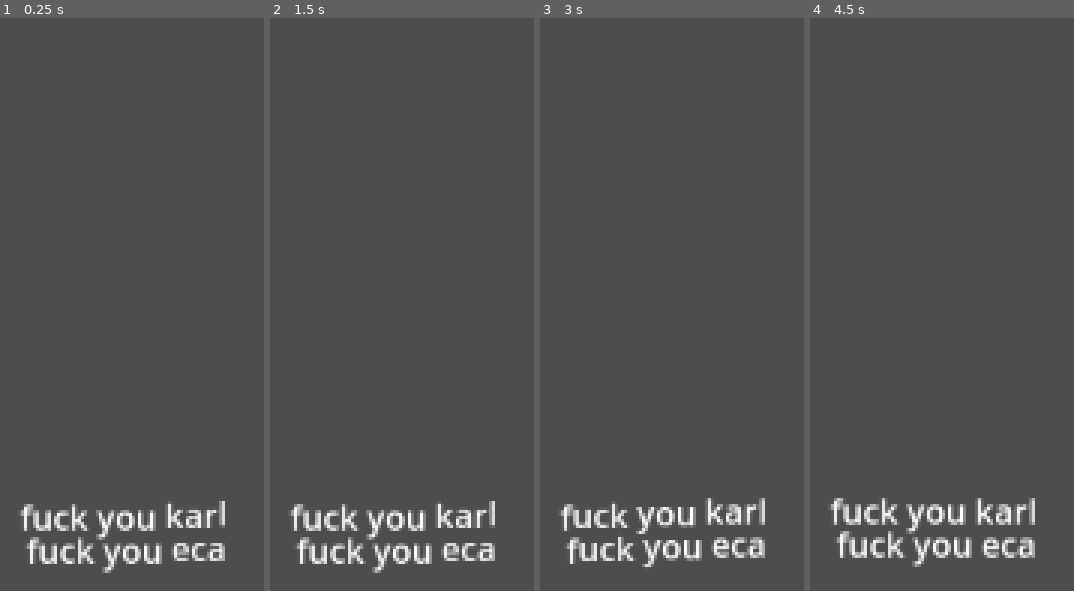
Above: before the commit, frames 1-4 (left to right).
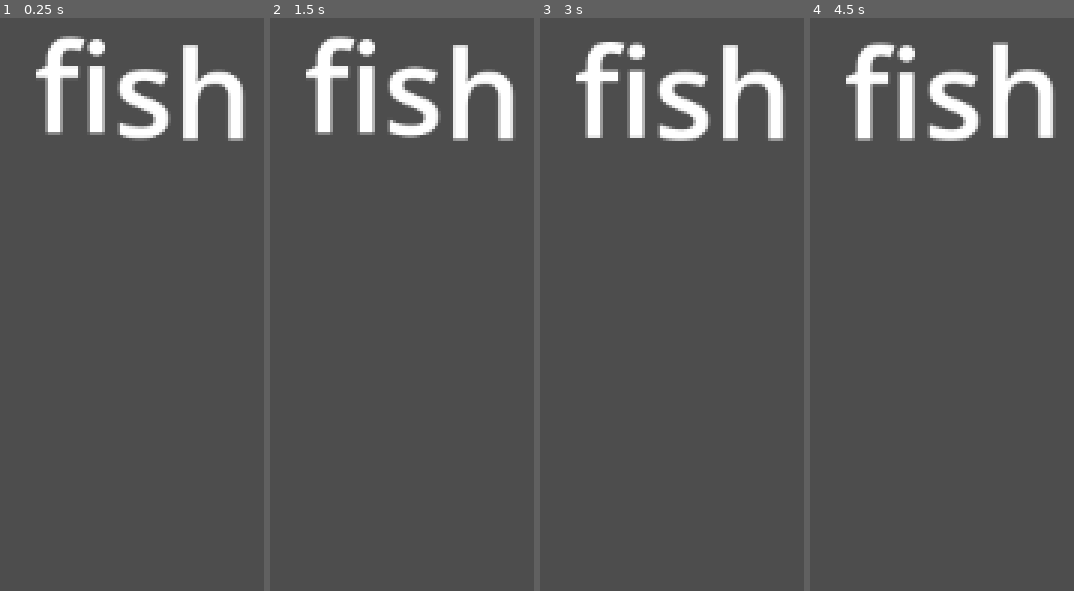
Above: after the commit, the same moments.

Repository: erica-codes/GJP24
Game: Godot game, scene res://core/scenes/menu.tscn
The game is run twice, just before and just after one commit, with the same random seed, the same clock (stepped at 60 frames per second) and the same inputs. The project has no main scene, so this scene is started directly.
Inputs:
- Up to frame 1 (0.25 s): no input
- Up to frame 2 (1.5 s): no input
- Up to frame 3 (3 s): no input
- Up to frame 4 (4.5 s): no input

The runs differ from the first frame. In frame 1, 9.2% of the frame differs, in the area x 7-93%, y 3-97%; in frame 2, 9.3%; in frame 3, 9.3%; in frame 4, 9.4%, in the area x 7-93%, y 4-96%.

Commit message:
fixed mainMenu and added game scene

Diff:
--- /dev/null
+++ b/core/scenes/game.tscn
@@ -0,0 +1,25 @@
+[gd_scene load_steps=3 format=3 uid="uid://6bojolk12ix3"]
+
+[ext_resource type="Texture2D" uid="uid://b86dxy3b1vksq" path="res://assets/icon.svg" id="1_jhrn2"]
+
+[sub_resource type="CircleShape2D" id="CircleShape2D_mb8t5"]
+radius = 23.0
+
+[node name="Node2D" type="Node2D"]
+position = Vector2(0, -1)
+
+[node name="CharacterBody2D" type="CharacterBody2D" parent="."]
+position = Vector2(61, 129)
+
+[node name="Sprite2D" type="Sprite2D" parent="CharacterBody2D"]
+scale = Vector2(0.359375, 0.359375)
+texture = ExtResource("1_jhrn2")
+
+[node name="CollisionShape2D" type="CollisionShape2D" parent="CharacterBody2D"]
+position = Vector2(1, -1)
+shape = SubResource("CircleShape2D_mb8t5")
+
+[node name="TileMapLayer" type="TileMapLayer" parent="."]
+
+[node name="Camera2D" type="Camera2D" parent="."]
+position = Vector2(575, 325)
--- a/core/scenes/menu.tscn
+++ b/core/scenes/menu.tscn
@@ -1,4 +1,6 @@
-[gd_scene format=3 uid="uid://dyrrk6832vmcu"]
+[gd_scene load_steps=2 format=3 uid="uid://dyrrk6832vmcu"]
+
+[ext_resource type="FontFile" uid="uid://bd5ggne14i6su" path="res://assets/fonts/PixelOperator8-Bold.ttf" id="1_csr0x"]
 
 [node name="Control" type="Control"]
 layout_mode = 3
@@ -10,14 +12,17 @@
 
 [node name="RichTextLabel" type="RichTextLabel" parent="."]
 layout_mode = 0
-offset_left = 520.0
-offset_top = 288.0
-offset_right = 626.0
-offset_bottom = 328.0
+offset_left = 2.0
+offset_top = 53.0
+offset_right = 1150.0
+offset_bottom = 168.0
+theme_override_fonts/normal_font = ExtResource("1_csr0x")
+theme_override_font_sizes/normal_font_size = 60
 bbcode_enabled = true
-text = "[wave] fuck you karl"
+text = "[center][wave] fish"
 
 [node name="RichTextLabel2" type="RichTextLabel" parent="."]
+visible = false
 layout_mode = 1
 anchors_preset = 8
 anchor_left = 0.5
Not shown, added: assets/portrait1.png.import
